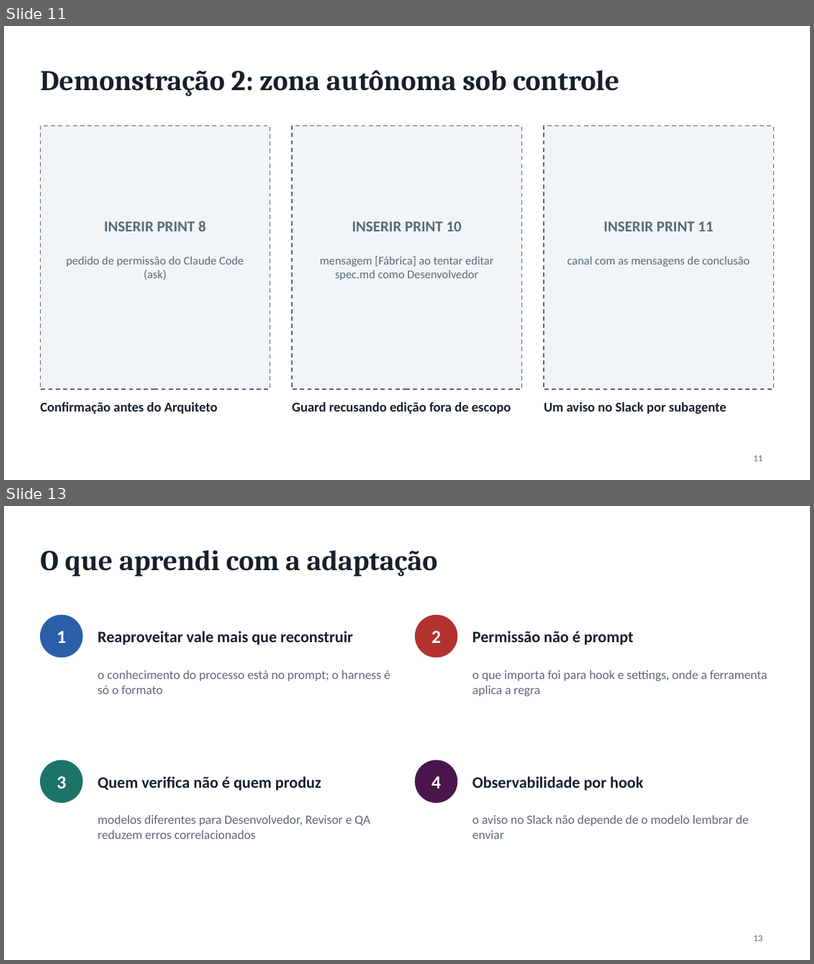
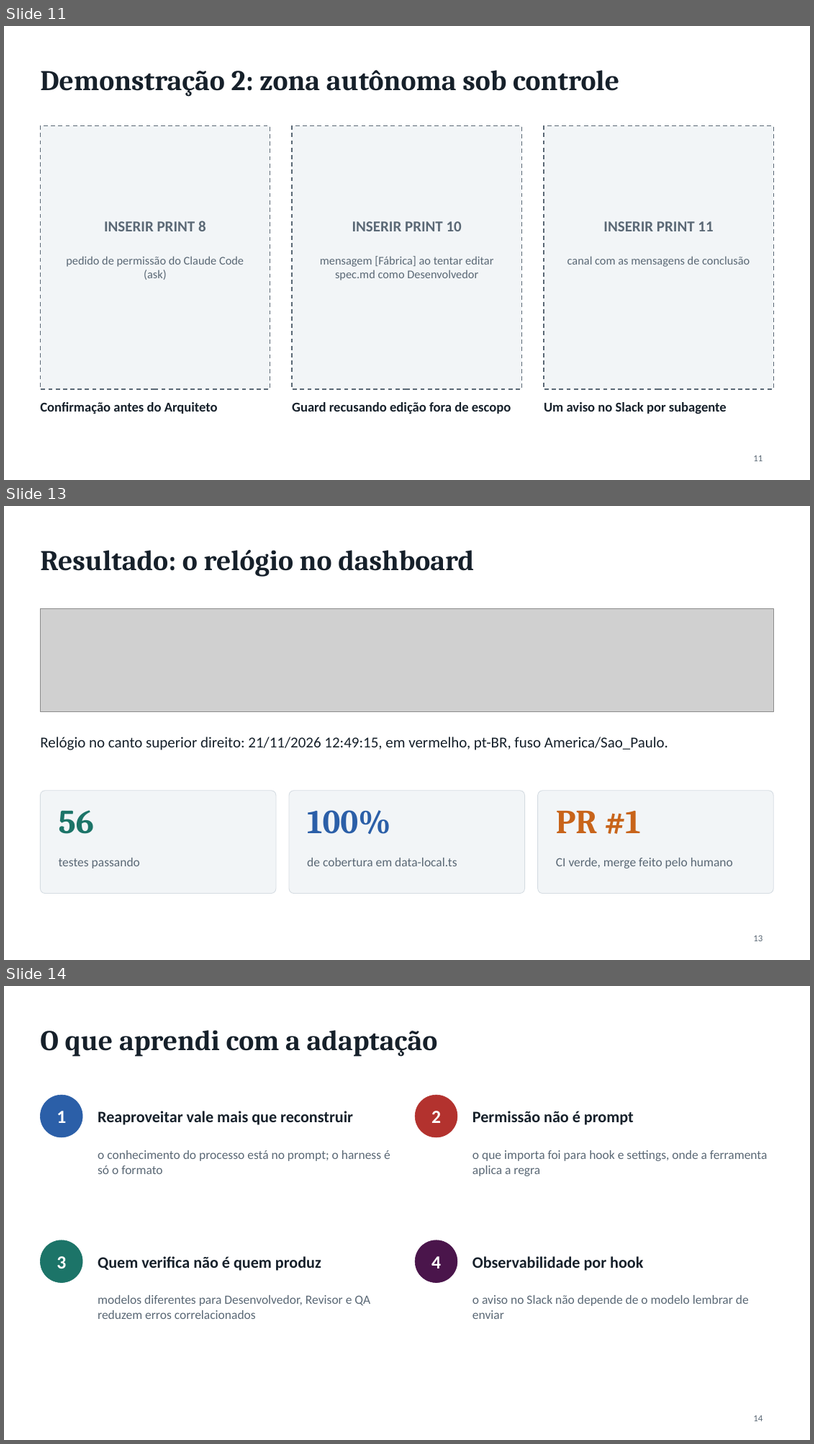
Before and after one commit to liviagomes30/fabrica-petcontrol, a slide deck: docs/fabrica/apresentacao-fabrica-claude-code.pptx. Shown one above the other, each under a label of ours: slides 11 and 13 before the commit, slides 11, 13 and 14 after it; the slides between them are not shown. The pictures are 814x964 and 814x1444 pixels, drawn with LibreOffice and Linux fonts; fonts in the diff are those of the drawing; grey boxes stand for pictures. Boxes give left, top, right and bottom in pixels: in the first picture for what was removed or moved away, otherwise in the second. Text is boxed around its words. In the diff, an @@ line names an element or a change of style, - is before the commit and + after.

```diff
--- a/docs/fabrica/apresentacao-fabrica-claude-code.pptx
+++ b/docs/fabrica/apresentacao-fabrica-claude-code.pptx
@@ slide 13 added at (4,506,810,960), background #FFFFFF @@
@@ title added at (40,550,474,577), 34 pt, text #16202A, bold @@
+Resultado: o relógio no dashboard
@@ picture added at (40,609,774,712) @@
@@ text added at (40,736,669,750), 18 pt, text #16202A @@
+Relógio no canto superior direito: 21/11/2026 12:49:15, em vermelho, pt-BR, fuso America/Sao_Paulo.
@@ rounded rectangle added at (40,790,276,893), fill #F2F5F7, outline #D5DCE2 0.75 pt @@
@@ rounded rectangle added at (289,790,525,893), fill #F2F5F7, outline #D5DCE2 0.75 pt @@
@@ rounded rectangle added at (538,790,774,893), fill #F2F5F7, outline #D5DCE2 0.75 pt @@
@@ text added at (59,810,94,834), 40 pt, text #1C7468, bold @@
+56
@@ text added at (307,810,391,834), 40 pt, text #2B5FA8, bold @@
+100%
@@ text added at (556,811,641,834), 40 pt, text #C8641A, bold @@
+PR #1
@@ text added at (59,857,140,868), 15 pt, text #5A6875 @@
+testes passando
@@ text added at (307,857,457,866), 15 pt, text #5A6875 @@
+de cobertura em data-local.ts
@@ text added at (556,857,733,868), 15 pt, text #5A6875 @@
+CI verde, merge feito pelo humano
@@ page number added at (754,934,763,941), 11 pt, text #5A6875 @@
+13
@@ what was slide 13 is now slide 14 @@
@@ page number at (754,1415,763,1421): text changed @@
-13
+14
```
Also in this commit, not shown: 1 slide changed, 6 other files.
